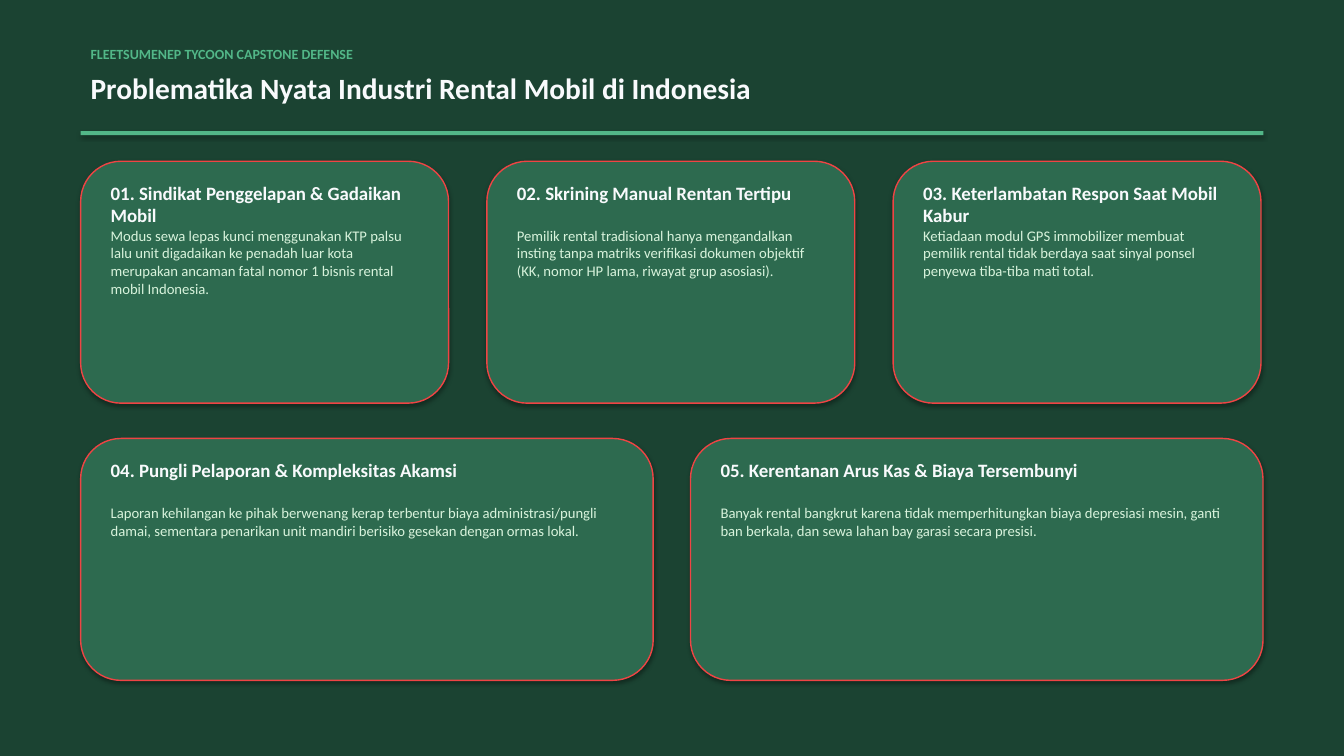
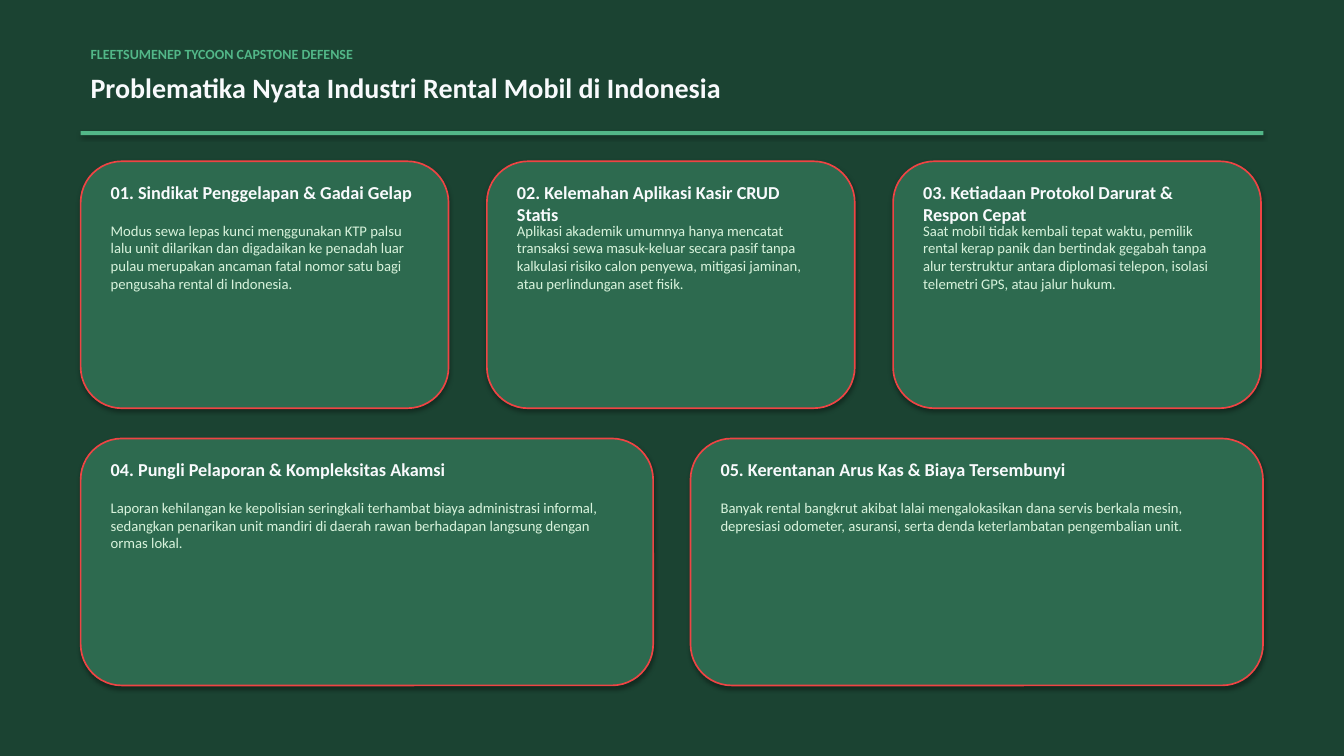
Before and after one commit to DavaYudist/PEMROGRAMAN-BERORIENTASI-OBJEK, a slide deck: slide 2 of Project_Akhir_Semester_Game_3125522002_M Davana Yudista Firdausy/presentation_game_capstone.pptx. Drawn at 1344x756 pixels with LibreOffice and Linux fonts; fonts in the diff are those of the drawing. Boxes give left, top, right and bottom in pixels: in the first picture for what was removed or moved away, otherwise in the second. Text is boxed around its words. In the diff, an @@ line names an element or a change of style, - is before the commit and + after.

```diff
--- a/Project_Akhir_Semester_Game_3125522002_M Davana Yudista Firdausy/presentation_game_capstone.pptx
+++ b/Project_Akhir_Semester_Game_3125522002_M Davana Yudista Firdausy/presentation_game_capstone.pptx
@@ text "Problematika Nyata Industri Rental Mobil ..." at (91, 78, 721, 103): size 21 to 20 pt @@
@@ rounded rectangle: place and size @@
-rounded rectangle at (81, 161, 449, 403)
+rounded rectangle at (81, 161, 449, 408)
@@ rounded rectangle: place and size @@
-rounded rectangle at (487, 161, 855, 403)
+rounded rectangle at (487, 161, 855, 408)
@@ outline #EF4444 1 pt to #EF4444 1.2 pt in 5 elements at (81, 439, 653, 686), (691, 439, 1263, 686), (81, 161, 449, 408), (487, 161, 855, 408), (893, 161, 1261, 408) @@
@@ rounded rectangle: place and size @@
-rounded rectangle at (893, 161, 1261, 403)
+rounded rectangle at (893, 161, 1261, 408)
@@ text at (111, 186, 412, 202): text changed; size 13.5 to 13 pt @@
-01. Sindikat Penggelapan & Gadaikan Mobil
+01. Sindikat Penggelapan & Gadai Gelap
@@ text at (517, 186, 780, 221): text changed; size 13.5 to 13 pt @@
-02. Skrining Manual Rentan Tertipu
+02. Kelemahan Aplikasi Kasir CRUD Statis
@@ text at (923, 186, 1156, 224): text changed; size 13.5 to 13 pt @@
-03. Keterlambatan Respon Saat Mobil Kabur
+03. Ketiadaan Protokol Darurat & Respon Cepat
@@ text at (111, 226, 404, 292): text changed @@
-Modus sewa lepas kunci menggunakan KTP palsu lalu unit digadaikan ke penadah luar kota merupakan ancaman fatal nomor 1 bisnis rental mobil Indonesia.
+Modus sewa lepas kunci menggunakan KTP palsu lalu unit dilarikan dan digadaikan ke penadah luar pulau merupakan ancaman fatal nomor satu bagi pengusaha rental di Indonesia.
@@ text at (517, 226, 800, 292): text changed @@
-Pemilik rental tradisional hanya mengandalkan insting tanpa matriks verifikasi dokumen objektif (KK, nomor HP lama, riwayat grup asosiasi).
+Aplikasi akademik umumnya hanya mencatat transaksi sewa masuk-keluar secara pasif tanpa kalkulasi risiko calon penyewa, mitigasi jaminan, atau perlindungan aset fisik.
@@ text at (923, 223, 1208, 292): text changed @@
-Ketiadaan modul GPS immobilizer membuat pemilik rental tidak berdaya saat sinyal ponsel penyewa tiba-tiba mati total.
+Saat mobil tidak kembali tepat waktu, pemilik rental kerap panik dan bertindak gegabah tanpa alur terstruktur antara diplomasi telepon, isolasi telemetri GPS, atau jalur hukum.
@@ rounded rectangle: place and size @@
-rounded rectangle at (81, 439, 653, 681)
+rounded rectangle at (81, 439, 653, 686)
@@ rounded rectangle: place and size @@
-rounded rectangle at (691, 439, 1263, 681)
+rounded rectangle at (691, 439, 1263, 686)
@@ text "04. Pungli Pelaporan & Kompleksitas ..." at (111, 463, 445, 479): size 13.5 to 13 pt @@
@@ text "05. Kerentanan Arus Kas & ..." at (721, 463, 1065, 479): size 13.5 to 13 pt @@
@@ text at (111, 503, 597, 548): text changed @@
-Laporan kehilangan ke pihak berwenang kerap terbentur biaya administrasi/pungli damai, sementara penarikan unit mandiri berisiko gesekan dengan ormas lokal.
+Laporan kehilangan ke kepolisian seringkali terhambat biaya administrasi informal, sedangkan penarikan unit mandiri di daerah rawan berhadapan langsung dengan ormas lokal.
@@ text at (721, 503, 1182, 534): text changed @@
-Banyak rental bangkrut karena tidak memperhitungkan biaya depresiasi mesin, ganti ban berkala, dan sewa lahan bay garasi secara presisi.
+Banyak rental bangkrut akibat lalai mengalokasikan dana servis berkala mesin, depresiasi odometer, asuransi, serta denda keterlambatan pengembalian unit.
```
Also in this commit, not shown: 8 other slides changed, 3 slides added, 5 slides removed, 9 other files.
